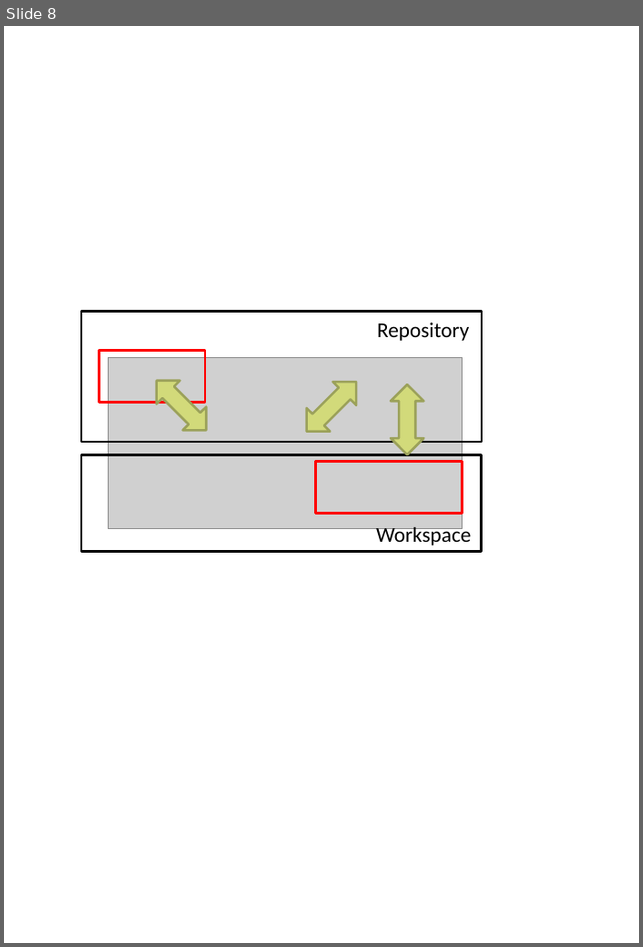
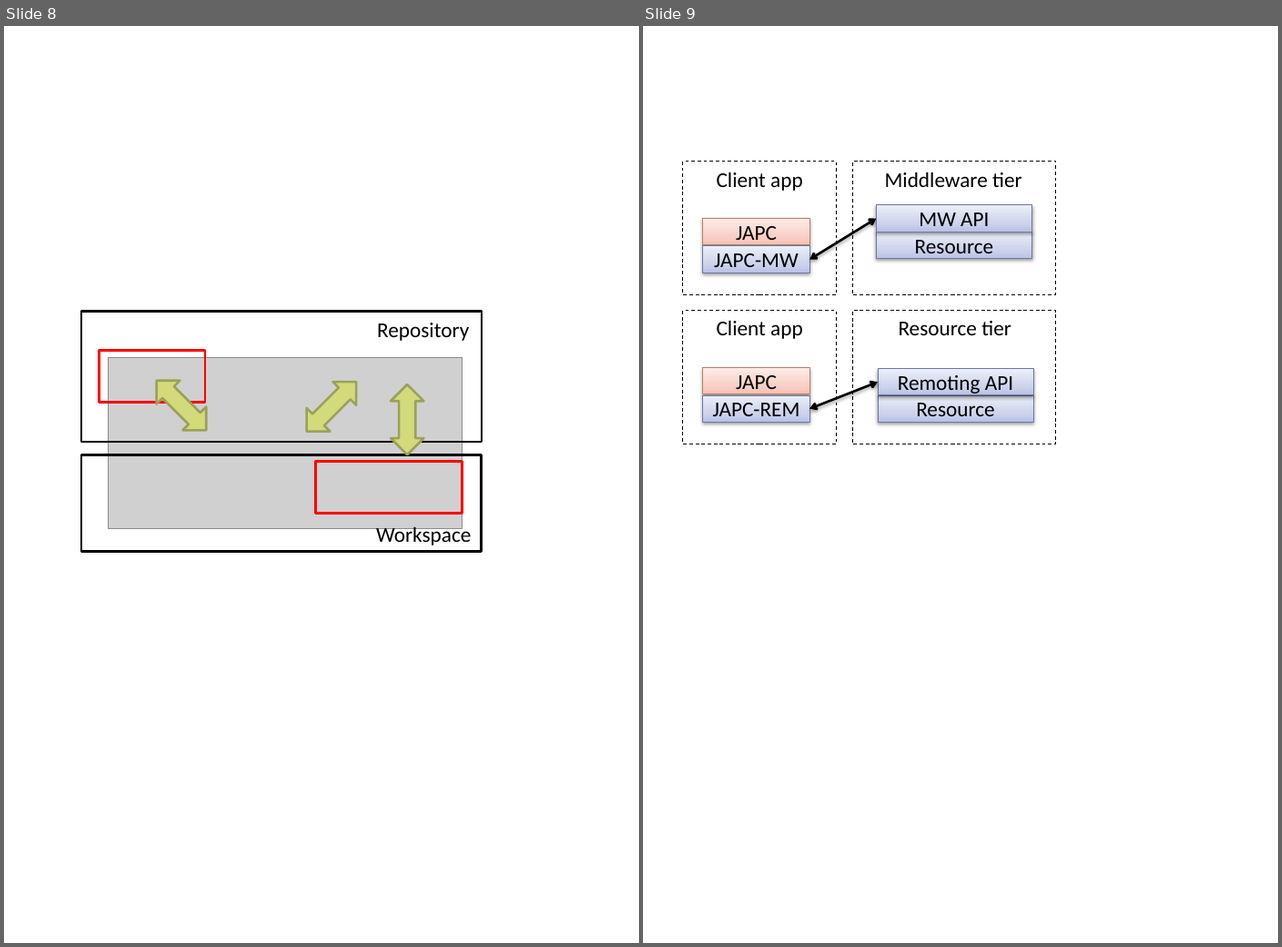
Before and after one commit to donat/incquery-deps, a slide deck: incquery-deps-tdk/visio-diagrams/diagram-source.pptx. Shown side by side, each under a label of ours: slide 8 before the commit, slides 8 and 9 after it. The pictures are 643x947 and 1282x947 pixels, drawn with LibreOffice and Linux fonts; fonts in the diff are those of the drawing; grey boxes stand for pictures. Boxes give left, top, right and bottom in pixels: in the first picture for what was removed or moved away, otherwise in the second. Text is boxed around its words. In the diff, an @@ line names an element or a change of style, - is before the commit and + after.

Commit message:
Japc example added.

```diff
--- a/incquery-deps-tdk/visio-diagrams/diagram-source.pptx
+++ b/incquery-deps-tdk/visio-diagrams/diagram-source.pptx
@@ slide 9 added at (x1=643, y1=26, x2=1278, y2=943), background #FFFFFF @@
@@ rectangle added at (x1=683, y1=162, x2=836, y2=294), outline #000000 0.75 pt dashed @@
@@ rectangle added at (x1=852, y1=162, x2=1056, y2=294), outline #000000 0.75 pt dashed @@
@@ text added at (x1=717, y1=173, x2=803, y2=191), 18 pt, text #000000 @@
+Client app
@@ text added at (x1=885, y1=173, x2=1022, y2=187), 18 pt, text #000000 @@
+Middleware tier
@@ rectangle added at (x1=876, y1=205, x2=1032, y2=232), fill gradient #BBC2E6 to #CFD4EC to #ECEEF8, outline #6E79A1 0.75 pt, 18 pt, text #000000 @@
+MW API
@@ rectangle added at (x1=703, y1=218, x2=810, y2=244), fill gradient #F5C1B3 to #F7D3C9 to #FDEDE9, outline #B6806E 0.75 pt, 18 pt, text #000000 @@
+JAPC
@@ double arrow added from (810, 260) to (876, 218), #000000 2 pt @@
@@ rectangle added at (x1=876, y1=232, x2=1032, y2=258), fill gradient #BBC2E6 to #CFD4EC to #ECEEF8, outline #6E79A1 0.75 pt, 18 pt, text #000000 @@
+Resource
@@ rectangle added at (x1=703, y1=246, x2=810, y2=273), fill gradient #BBC2E6 to #CFD4EC to #ECEEF8, outline #6E79A1 0.75 pt, 18 pt, text #000000 @@
+JAPC-MW
@@ rectangle added at (x1=683, y1=311, x2=836, y2=444), outline #000000 0.75 pt dashed @@
@@ text added at (x1=717, y1=321, x2=803, y2=339), 18 pt, text #000000 @@
+Client app
@@ rectangle added at (x1=852, y1=311, x2=1056, y2=444), outline #000000 0.75 pt dashed @@
@@ text added at (x1=899, y1=321, x2=1012, y2=335), 18 pt, text #000000 @@
+Resource tier
@@ rectangle added at (x1=703, y1=368, x2=810, y2=395), fill gradient #F5C1B3 to #F7D3C9 to #FDEDE9, outline #B6806E 0.75 pt, 18 pt, text #000000 @@
+JAPC
@@ rectangle added at (x1=878, y1=369, x2=1033, y2=395), fill gradient #BBC2E6 to #CFD4EC to #ECEEF8, outline #6E79A1 0.75 pt, 18 pt, text #000000 @@
+Remoting API
@@ rectangle added at (x1=703, y1=395, x2=810, y2=422), fill gradient #BBC2E6 to #CFD4EC to #ECEEF8, outline #6E79A1 0.75 pt, 18 pt, text #000000 @@
+JAPC-REM
@@ double arrow added from (878, 383) to (810, 409), #000000 2 pt @@
@@ rectangle added at (x1=878, y1=395, x2=1033, y2=422), fill gradient #BBC2E6 to #CFD4EC to #ECEEF8, outline #6E79A1 0.75 pt, 18 pt, text #000000 @@
+Resource
```
Also in this commit, not shown: 8 other files.
